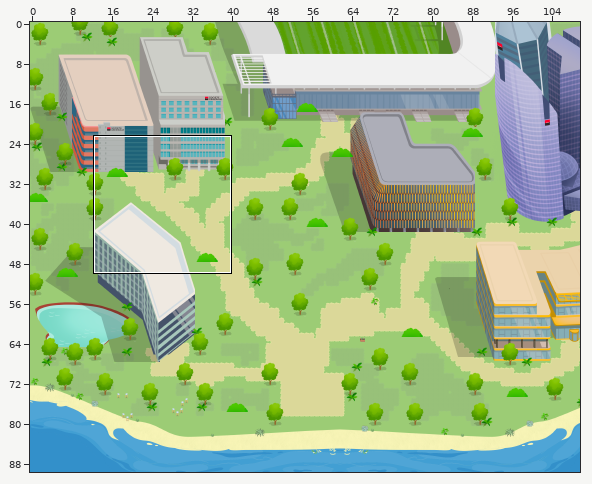
Tiled map (JSON) -- societe-generale.tmj. Above: a wide view before the commit, with the close-up outlined.
Close-up. Old version:
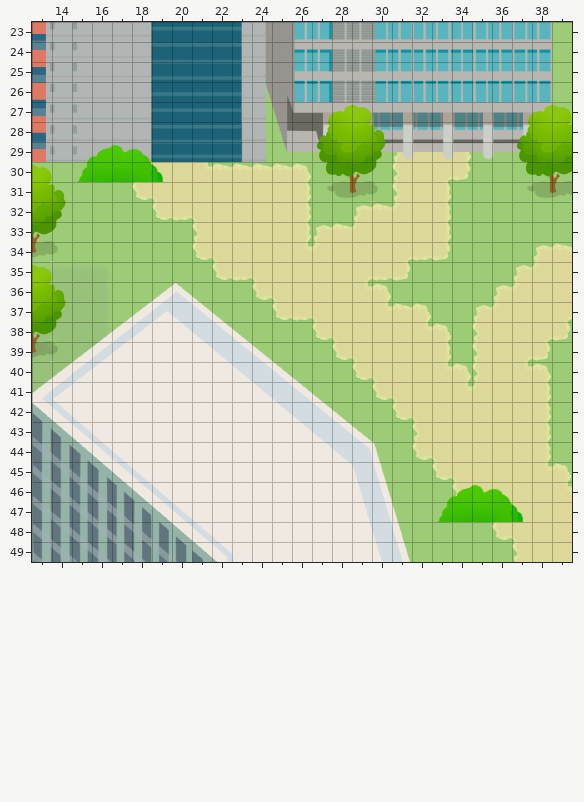
Cells are 32x32 px. Shown: x 13..39, y 23..49. The commit also changed other parts of the map, which this record leaves out. Tiles whose own drawing changed are shown in their newer look in all pictures. Not drawn, because the pictures are missing: unchanged layers "floor/fleurs", "furniture/furniture1".
And afterwards:
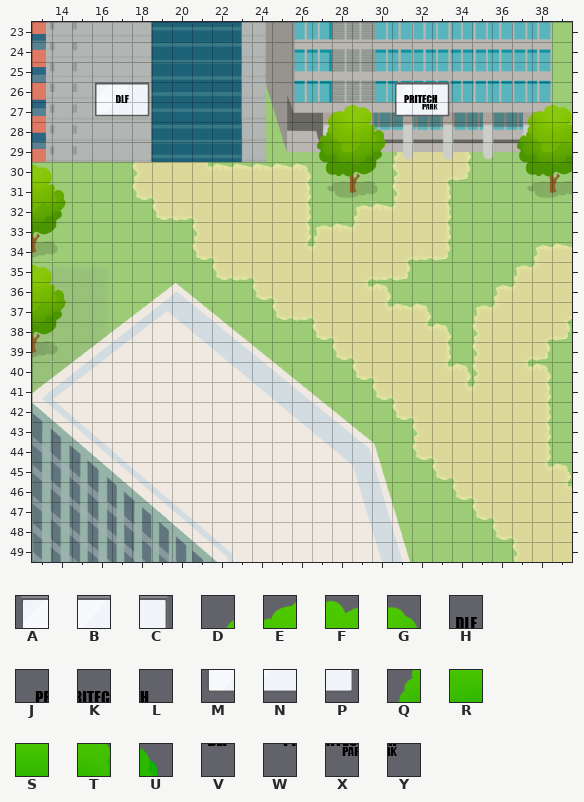
Key: from "Flat_Office": A 532, B 533, C 534, D 543, E 544, F 545, G 546, H 552, J 553, K 554, L 555, M 596, N 597, P 598, Q 607, R 608, S 609, T 610, U 611, V 616, W 617, X 618, Y 619.
_ is an empty cell.
Edits made:
Layer "above/above1":
Tile A is added in row 26 at x 16 and 31.
Tile B is added in row 26 at x 17 and 32.
Tile C is added in row 26 at x 18 and 33.
Tile M is added in row 27 at x 16 and 31.
Tile N is added in row 27 at x 17 and 32.
Tile P is added in row 27 at x 18 and 33.
Layer "above/above2":
Tile H is added in row 26 at x 17.
Tile J is added in row 26 at x 31.
Tile K is added in row 26 at x 32.
Tile L is added in row 26 at x 33.
Tile V is added in row 27 at x 17.
Tile W is added in row 27 at x 31.
Tile X is added in row 27 at x 32.
Tile Y is added in row 27 at x 33.
Tile D is gone in row 29 at x 15; in row 46 at x 33.
Tile E is gone in row 29 at x 16; in row 46 at x 34.
Tile F is gone in row 29 at x 17; in row 46 at x 35.
Tile G is gone in row 29 at x 18; in row 46 at x 36.
Tile Q is gone in row 30 at x 15; in row 47 at x 33.
Tile R is gone in row 30 at x 16; in row 47 at x 34.
Tile S is gone in row 30 at x 17; in row 47 at x 35.
Tile T is gone in row 30 at x 18; in row 47 at x 36.
Tile U is gone in row 30 at x 19; in row 47 at x 37.
Pixel boxes of the changes (left, top, right, bottom) in both close-ups:
added: (95, 82, 150, 117)
added: (395, 82, 450, 117)
removed: (77, 144, 163, 182)
removed: (437, 484, 523, 522)
